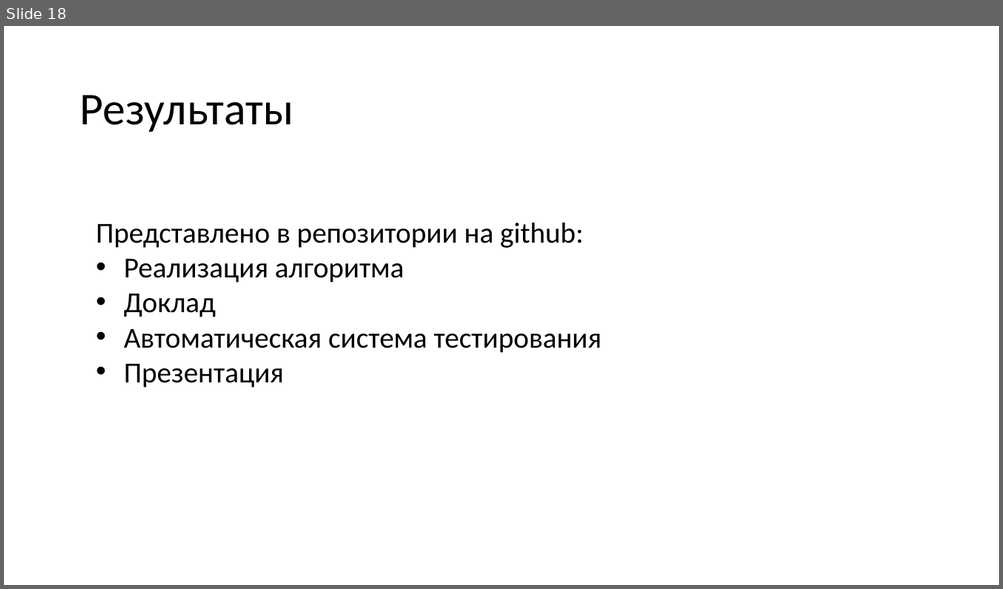
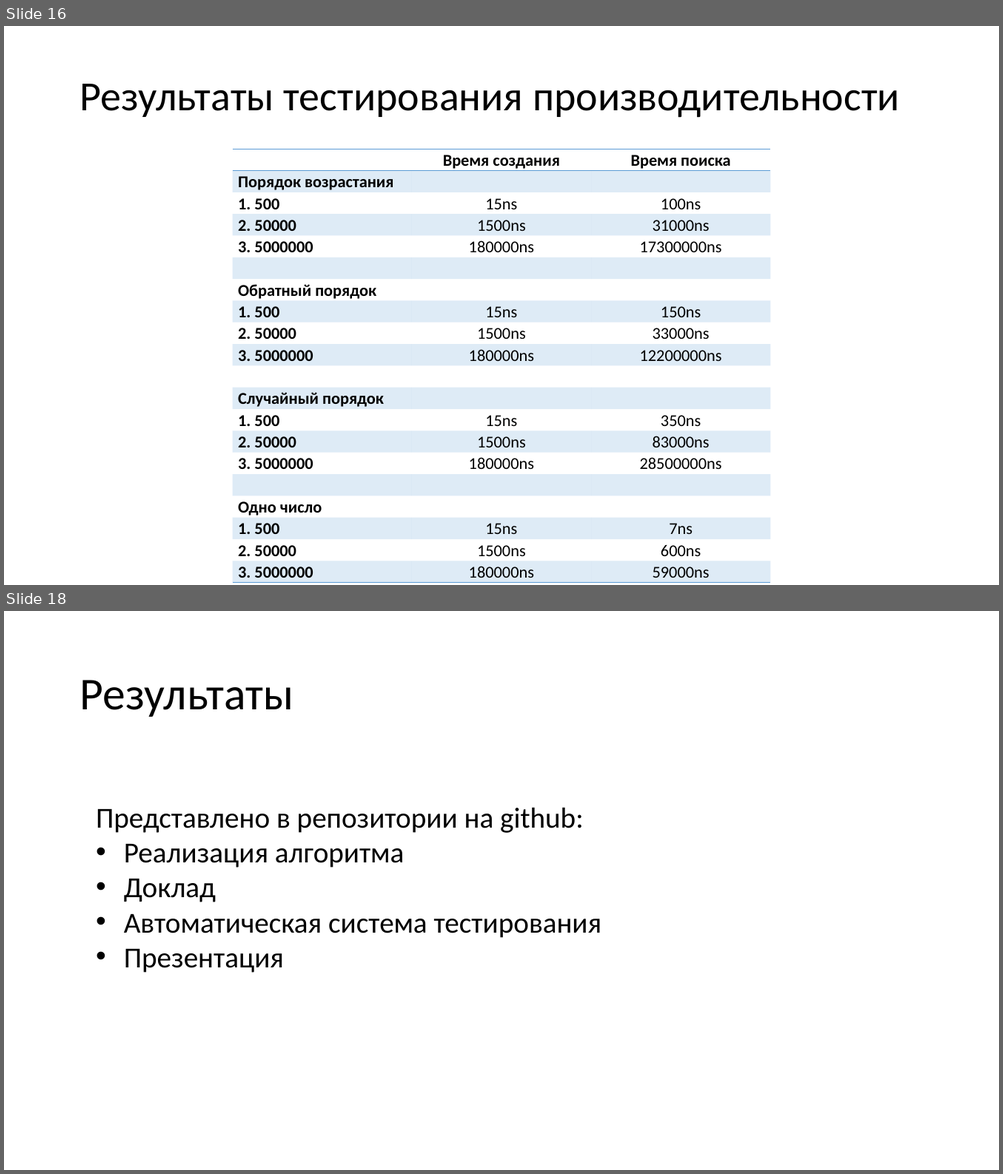
Before and after one commit to Far0ver/TangoTree, a slide deck: Танго дерево презентация.pptx. Shown one above the other, each under a label of ours: slide 18 before the commit, slides 16 and 18 after it; the slides between them are not shown. The pictures are 1003x589 and 1003x1174 pixels, drawn with LibreOffice and Linux fonts; fonts in the diff are those of the drawing. Boxes give left, top, right and bottom in pixels: in the first picture for what was removed or moved away, otherwise in the second. Text is boxed around its words. In the diff, an @@ line names an element or a change of style, - is before the commit and + after.

```diff
--- a/Танго дерево презентация.pptx
+++ b/Танго дерево презентация.pptx
@@ slide 16 added at [4, 26, 999, 585], background #FFFFFF @@
@@ title added at [79, 84, 899, 118], 40 pt, text #000000 @@
+Результаты тестирования производительности
@@ table added at [233, 149, 769, 581], 20 rows, 3 columns @@
+ | Время создания | Время поиска
+Порядок возрастания |  | 
+1. 500 | 15ns | 100ns
+2. 50000 | 1500ns | 31000ns
+3. 5000000 | 180000ns | 17300000ns
+ |  | 
+Обратный порядок |  | 
+1. 500 | 15ns | 150ns
+2. 50000 | 1500ns | 33000ns
+3. 5000000 | 180000ns | 12200000ns
+ |  | 
+Случайный порядок |  | 
+1. 500 | 15ns | 350ns
+2. 50000 | 1500ns | 83000ns
+3. 5000000 | 180000ns | 28500000ns
+ |  | 
+Одно число |  | 
+1. 500 | 15ns | 7ns
+2. 50000 | 1500ns | 600ns
+3. 5000000 | 180000ns | 59000ns
```
Also in this commit, not shown: 15 slides changed, 1 other slide added, 2 slides removed, 17 other files.
